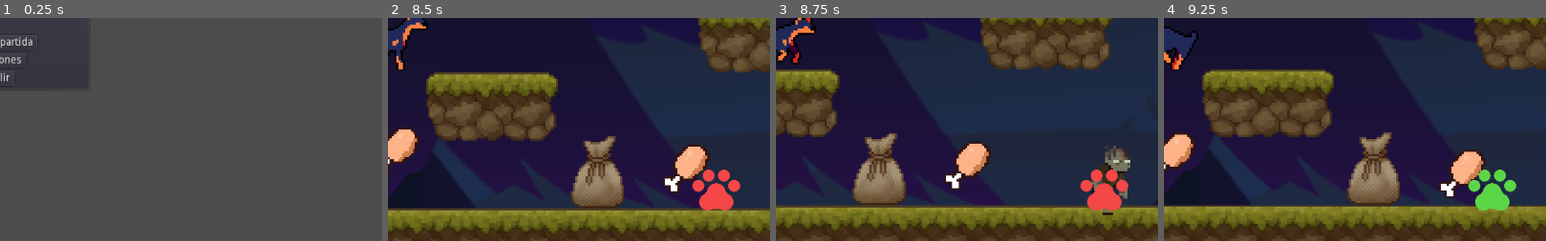
Above: before the commit, frames 1-4 (left to right).
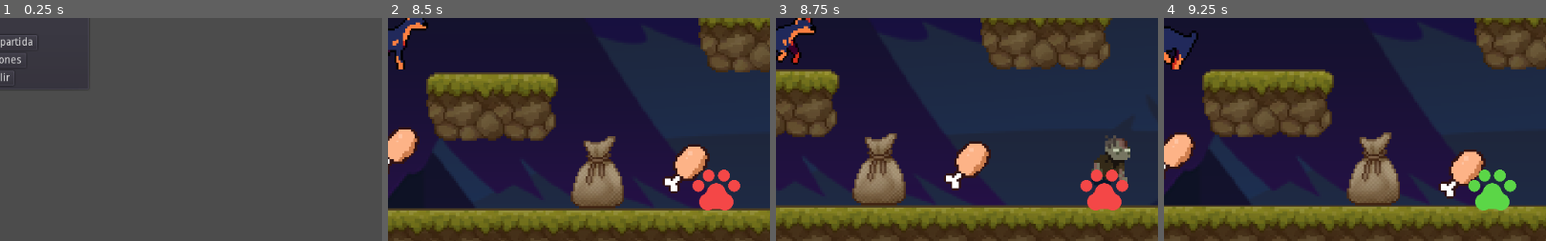
Above: after the commit, the same moments.

Repository: RicardoHL/PerroJuego
Game: Godot game, scene res://escenas/MainMenu.tscn
Two runs of this game, one before a commit and one after it. Both use one fixed random seed, a clock stepped at 60 frames per second and the inputs below. The engine's default icon, where the game draws it, is replaced by a stand-in: a white triangle on a blue panel in a dark square.
Inputs (mouse positions are % of the whole screen's width and height, from its top left):
- Up to frame 1 (0.25 s): no input
- Up to frame 2 (8.5 s): click "Nueva partida" at 0.5 s; tap Enter (ui_accept) at 1.25, 1.52, 2.27, 3.77, 4.52, 5.27, 6.77, 7.52, 8.27 s; move the mouse to (45, 70) at 1.27 s; press the mouse at (45, 70) at 1.28 s; hold Right (ui_right) 1.28-2.78 s; move the mouse to (80, 65) at 2.02 s; release the mouse at (80, 65) at 2.03 s; tap C (tecla_c) at 2.1, 5.1, 8.1 s; move the mouse to (20, 35) at 2.77 s; hold X (tecla_x) 2.78-3.53 s; hold Left (ui_left) 2.78-5.03 s; move the mouse to (55, 50) at 3.52 s; tap Z (tecla_z) at 3.6, 6.6 s; move the mouse to (35, 25) at 4.27 s; press the mouse at (35, 25) at 4.28 s; move the mouse to (72, 45) at 5.02 s; release the mouse at (72, 45) at 5.03 s; hold Right (ui_right) from 5.03 s (still down); move the mouse to (30, 55) at 5.77 s; hold X (tecla_x) 5.78-6.53 s; move the mouse to (60, 28) at 6.52 s; move the mouse to (45, 70) at 7.27 s; press the mouse at (45, 70) at 7.28 s; move the mouse to (80, 65) at 8.02 s; release the mouse at (80, 65) at 8.03 s
- Up to frame 3 (8.75 s): keep holding Right (ui_right)
- Up to frame 4 (9.25 s): move the mouse to (20, 35) at 8.77 s; release Right (ui_right) at 8.78 s; hold Left (ui_left) from 8.78 s (still down); hold X (tecla_x) from 8.78 s (still down)
The pictures show only the part of the screen within x 50-100%, y 50-100%; the shares and areas given below are measured in that part.

Frames 1-2 are identical in both runs. In frame 3, 1.3% of the frame differs, in the area x 82-93%, y 52-89%; in frame 4, nothing differs.

Commit message:
Add files via upload

Diff:
--- a/PerroJuego/Scripts/Zombie.gd
+++ b/PerroJuego/Scripts/Zombie.gd
@@ -13,7 +13,8 @@
 onready var collision = $CollisionShape2D
 onready var animationZombie = $AnimationZombie
 onready var hitboxAtaque = $Area_Ataque/HitBoxAtaque
-onready var rangoVision = $AreaVision/RangoVision
+onready var hitboxChoque = $Area_Choque/HitBoxChoque
+onready var rangoVision = $Area_Vision/RangoVision
 onready var spriteCono = $Sprite
 
 
@@ -175,21 +176,15 @@
 	pass # Replace with function body.
 
 
-func _on_Area_Vision_body_exited(body):
-	if(body.name == "Player"):
-		no_detectado = true
-		print("Deja de atacar")
-
-
 func _on_AnimationZombie_animation_finished(nombre):
 	if(nombre=="Attack" and no_detectado==false):
 		animationZombie.play("Attack")
 	elif(nombre=="Attack"):
 		animationZombie.play("WalkE")
 		mov = true
+	pass # Replace with function body.
 
-
-
+func _on_Area_Choque_body_entered(body):
 
 
 	pass # Replace with function body.
--- a/PerroJuego/Zombie.tscn
+++ b/PerroJuego/Zombie.tscn
@@ -70,10 +70,13 @@
 }
 
 [sub_resource type="RectangleShape2D" id=1]
-extents = Vector2( 12.5, 16 )
+extents = Vector2( 7, 0.5 )
 
 [sub_resource type="RectangleShape2D" id=6]
 extents = Vector2( 11, 4.5 )
+
+[sub_resource type="RectangleShape2D" id=7]
+extents = Vector2( 7.5, 11 )
 
 [node name="Zombie" type="KinematicBody2D"]
 script = ExtResource( 2 )
@@ -92,17 +95,17 @@
 anims/WalkE = SubResource( 4 )
 
 [node name="CollisionShape2D" type="CollisionShape2D" parent="."]
-position = Vector2( -2.5, 0 )
+position = Vector2( 1, 20.5 )
 shape = SubResource( 1 )
 
-[node name="AreaVision" type="Area2D" parent="."]
+[node name="Area_Vision" type="Area2D" parent="."]
 
-[node name="RangoVision" type="CollisionPolygon2D" parent="AreaVision"]
+[node name="RangoVision" type="CollisionPolygon2D" parent="Area_Vision"]
 position = Vector2( 51.256, 0 )
 scale = Vector2( 2.116, 0.964 )
 polygon = PoolVector2Array( -27.1462, -1.19077, 38.6314, -32.1577, 38.6314, 28.0083 )
 
-[node name="Sprite" type="Sprite" parent="AreaVision/RangoVision"]
+[node name="Sprite" type="Sprite" parent="Area_Vision/RangoVision"]
 modulate = Color( 0.0235294, 0.564706, 1, 1 )
 position = Vector2( 20.5969, -1.55602 )
 scale = Vector2( 0.573591, 0.43763 )
@@ -117,8 +120,15 @@
 position = Vector2( 21, 0 )
 shape = SubResource( 6 )
 
+[node name="Area_Choque" type="Area2D" parent="."]
+
+[node name="HitBoxChoque" type="CollisionShape2D" parent="Area_Choque"]
+position = Vector2( 0.5, 10 )
+shape = SubResource( 7 )
+
 [connection signal="animation_finished" from="AnimationZombie" to="." method="_on_AnimationZombie_animation_finished"]
-[connection signal="body_entered" from="AreaVision" to="." method="_on_AreaVision_body_entered"]
-[connection signal="body_exited" from="AreaVision" to="." method="_on_AreaVision_body_exited"]
+[connection signal="body_entered" from="Area_Vision" to="." method="_on_AreaVision_body_entered"]
+[connection signal="body_exited" from="Area_Vision" to="." method="_on_AreaVision_body_exited"]
 [connection signal="body_entered" from="Area_Ataque" to="." method="_on_Area_Vision_body_entered"]
 [connection signal="body_exited" from="Area_Ataque" to="." method="_on_Area_Vision_body_exited"]
+[connection signal="body_entered" from="Area_Choque" to="." method="_on_Area_Choque_body_entered"]
Not shown: 1 places in PerroJuego/Zombie.tscn that only renumber resources
